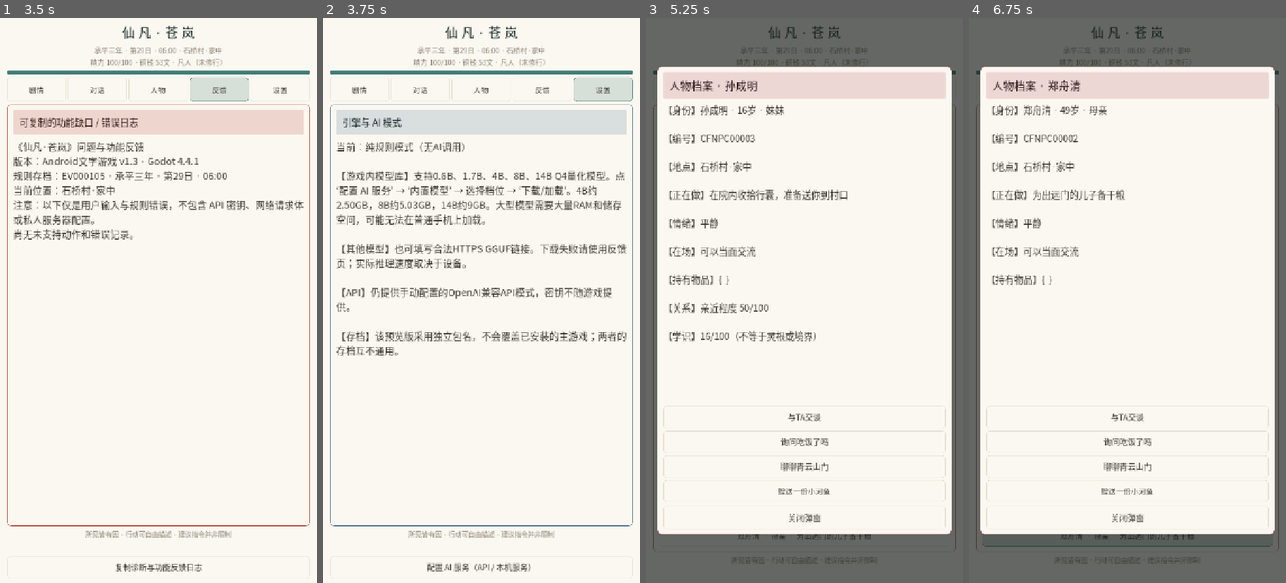
Above: before the commit, frames 1-4 (left to right).
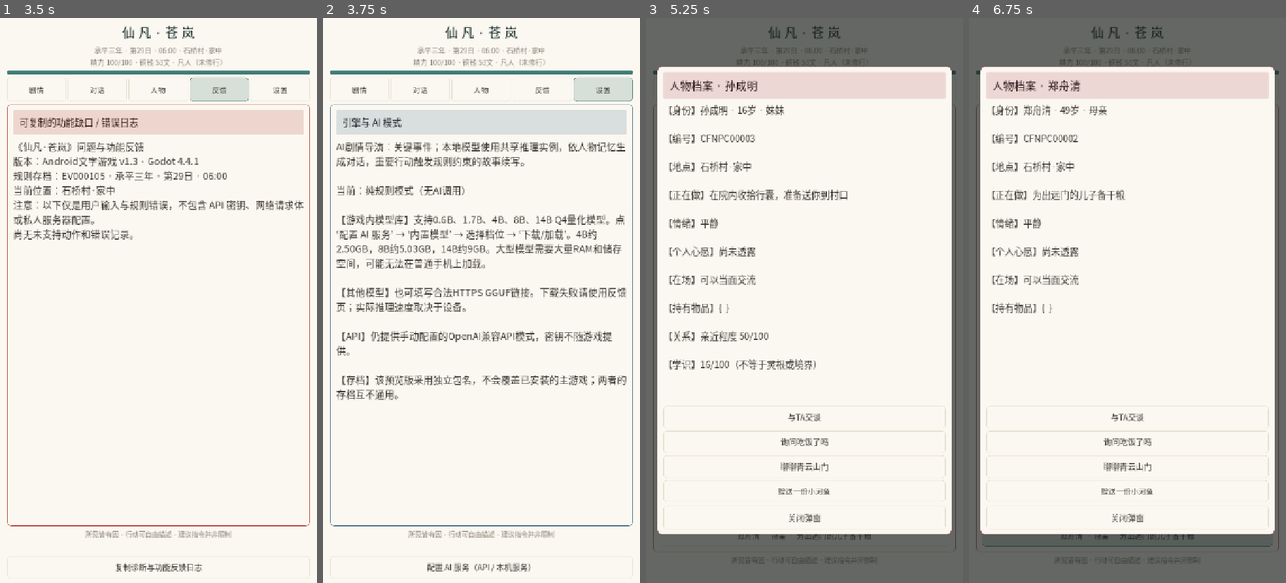
Above: after the commit, the same moments.

Repository: 160701541-cell/xinyanshuo
Game: Godot game, scene res://main.tscn
The game is run twice, just before and just after one commit, with the same random seed, the same clock (stepped at 60 frames per second) and the same inputs.
Inputs (mouse positions are in pixels of both pictures, inside the frame that each line leads up to):
- Up to frame 1 (3.5 s): click (133, 566) at 0.52 s; type "12" at 0.6 s; click "剧情" at 1.25 s; click "对话" at 2 s; click "反馈" at 2.75 s
- Up to frame 2 (3.75 s): click "设置" at 3.5 s
- Up to frame 3 (5.25 s): click "人物" at 4.25 s; click "孙成明 · 妹妹 · 在院内收拾行囊，准备送你到村口" at 5 s
- Up to frame 4 (6.75 s): click "钱然泽 · 父亲 · 将二十文盘缠交给儿子后早起下田" at 5.75 s; click "郑舟清 · 母亲 · 为出远门的儿子备干粮" at 6.5 s

Frame 1 is identical in both runs. In frame 2, 10% of the frame differs, in the area x 4-96%, y 22-68%; in frame 3, 1.7%; in frame 4, 0.7%.

Commit message:
feat(android): route NPC and game actions through local AI, smart story cadence and persistent narrative

Diff:
--- a/projects/xianfan-living-world/android-text/scripts/main.gd
+++ b/projects/xianfan-living-world/android-text/scripts/main.gd
@@ -27,6 +27,13 @@
 var local_model_fields: Array[Control]=[]
 var remote_model_fields: Array[Control]=[]
 var pending_model_path := ""
+const DIRECTOR_PREF := "user://xianfan_ai_director.json"
+var director_mode := "关键事件"
+var director_selector: OptionButton
+var last_director_clock := -99999
+var last_director_place := ""
+var latest_action := ""
+var latest_outcome := ""
 var view := "剧情"
 var current_npc := "孙成明"
 var scene_text: RichTextLabel
@@ -72,6 +79,11 @@
     local_llm.answered.connect(_on_ai_completed)
     var choice := FileAccess.open("user://xianfan_local_choice.txt",FileAccess.READ)
     if choice!=null and choice.get_as_text()=="1": local_enabled=true
+    var director_file:=FileAccess.open(DIRECTOR_PREF,FileAccess.READ)
+    if director_file!=null:
+        var saved: Variant=JSON.parse_string(director_file.get_as_text())
+        if saved is Dictionary and str(saved.get("mode","")) in ["关闭","关键事件","每次行动"]:
+            director_mode=str(saved["mode"])
     _build()
     _refresh()
 
@@ -328,6 +340,7 @@
         "【地点】"+str(chosen["place"]),
         "【正在做】"+str(chosen["activity"]),
         "【情绪】"+str(chosen["mood"]),
+        "【个人心愿】"+str(chosen.get("wish","尚未透露")),
         "【在场】"+("可以当面交流" if chosen["here"] else "不在身边，不能远程互动"),
         "【持有物品】"+items]
     if int(chosen["rapport"])>=0: details.append("【关系】亲近程度 %d/100" % int(chosen["rapport"]))
@@ -389,6 +402,18 @@
     local_model_url=_entry_field("GGUF地址；可改成自定义HTTPS下载源",str(local_llm.get("model_source")),false)
     modal_form.add_child(local_model_url)
     local_model_fields.append(local_model_url)
+    local_model_fields.append(_label("剧情演化强度（会增加本地模型生成次数，8B较慢）",15,FADED))
+    modal_form.add_child(local_model_fields.back())
+    director_selector=OptionButton.new()
+    for mode in ["关闭","关键事件","每次行动"]:
+        director_selector.add_item(mode)
+    for i in range(director_selector.item_count):
+        if director_selector.get_item_text(i)==director_mode: director_selector.select(i)
+    director_selector.custom_minimum_size=Vector2(0,52)
+    director_selector.add_theme_color_override("font_color",PAPER)
+    director_selector.add_theme_stylebox_override("normal",_box(PANEL,DIVIDER,6))
+    local_model_fields.append(director_selector)
+    modal_form.add_child(director_selector)
     modal_actions.add_child(_button("DeepSeek API 示例",func(): _preset_api("https://api.deepseek.com/chat/completions","deepseek-flash")))
     modal_actions.add_child(_button("OpenAI API 示例",func(): _preset_api("https://api.openai.com/v1/chat/completions","gpt-5-mini")))
     modal_actions.add_child(_button("下载/加载选中的本地模型",func(): _enable_local_and_load()))
@@ -416,6 +441,45 @@
         modal_info.text="在游戏中选择 1.7B / 4B / 8B / 14B 等本地模型，首次由手机自行下载GGUF，下载后缓存并离线生成。大型模型可能耗尽内存甚至被安卓终止。"
     else:
         modal_info.text="API模式通过你配置的服务联网。密钥仅本次运行内存保存；无需下载安装本地模型。"
+
+func _save_director_mode() -> void:
+    if director_selector==null: return
+    director_mode=director_selector.get_item_text(director_selector.selected)
+    var f:=FileAccess.open(DIRECTOR_PREF,FileAccess.WRITE)
+    if f!=null: f.store_string(JSON.stringify({"mode":director_mode}))
+
+func _detect_npc_speech(line: String) -> String:
+    var spoken:=line.begins_with("问") or line.begins_with("跟") or line.begins_with("和") or line.begins_with("对") or line.begins_with("与")
+    spoken = spoken or line.contains("聊天") or line.contains("说话")
+    if not spoken: return ""
+    if line.contains("孙成明") or line.contains("妹妹") or line.contains("成明"): return "孙成明"
+    if line.contains("钱然泽") or line.contains("父亲") or line.contains("爹"): return "钱然泽"
+    if line.contains("郑舟清") or line.contains("母亲") or line.contains("娘"): return "郑舟清"
+    return ""
+
+func _narration_needed(before_clock: int, before_place: String, outcome: String, speech: bool=false) -> bool:
+    if not local_enabled or director_mode=="关闭" or not bool(local_llm.get("model_ready")):
+        return false
+    if outcome.begins_with("暂不支持") or outcome.is_empty(): return false
+    if game.last_channel=="反馈": return false
+    var elapsed:=game._clock()-before_clock
+    if elapsed<=0 and before_place==str(game.data["place"]): return false
+    if director_mode=="每次行动": return true
+    # Spend expensive 8B inference only when an event actually matters.
+    if before_place!=str(game.data["place"]): return true
+    if elapsed>=60: return true
+    if speech and game.data.get("dialogue_log",[]).size()%3==0: return true
+    return game._clock()-last_director_clock >= 80
+
+func _request_story(player_action: String, outcome: String, before_clock: int, before_place: String, speech: bool=false) -> void:
+    if not _narration_needed(before_clock,before_place,outcome,speech): return
+    if bool(local_llm.get("busy")): return
+    last_director_clock=game._clock()
+    last_director_place=str(game.data["place"])
+    latest_action=player_action
+    latest_outcome=outcome
+    notice.text="本地AI正在根据真实行动推演剧情与人物伏笔；规则存档不会交给模型直接修改。"
+    local_llm.tell_story(player_action,outcome,game.story_context(),game._clock())
 
 func _unload_active_model() -> void:
     notice.text=str(local_llm.unload_model())
@@ -470,6 +534,7 @@
     _refresh()
 
 func _save_ai_settings() -> void:
+    _save_director_mode()
     var p:=setting_provider.get_item_text(setting_provider.selected)
     if p=="内置模型":
         local_enabled=true
@@ -507,44 +572,63 @@
 func _submit(text: String, typed: bool) -> void:
     var raw:=text.strip_edges()
     if raw.is_empty(): return
-    var npc_to_chat := current_npc if view=="对话" and typed else ""
-    if not npc_to_chat.is_empty():
+    var npc_to_chat := current_npc if view=="对话" and typed else _detect_npc_speech(raw)
+    if view=="对话" and typed:
         raw="跟"+current_npc+"说："+raw
     command.clear()
     command.release_focus()
-    if typed and local_enabled:
+    if local_enabled and bool(local_llm.get("model_ready")):
         request_text=raw
-        if bool(local_llm.get("model_ready")):
-            notice.text="本地模型正在理解输入……"
-            local_llm.talk(raw,npc_to_chat,game.data)
-        elif bool(local_llm.get("loading")):
-            notice.text="模型正在下载或加载，首次下载请保持应用开启。"
-        else:
-            notice.text="本地模型未就绪，进入设置点击‘下载/加载’。"
+        if bool(local_llm.get("busy")):
+            notice.text="本地AI仍在生成上一轮内容。请等它完成再继续，避免丢失对话。"
+            return
+        notice.text=("本机 "+str(local_llm.get("active_name"))+" 正在与"+npc_to_chat+"交谈……") if not npc_to_chat.is_empty() else "本地AI正在理解行动……"
+        local_llm.talk(raw,npc_to_chat,game.data)
         return
-    if typed and ai.configured():
+    if ai.configured():
         request_text=raw
-        notice.text="AI正在理解你的行动；结果必须通过游戏规则才能生效。"
-        var started := ai.ask(raw,game.data,npc_to_chat)
-        if not started and not ai.busy:
-            notice.text="AI尚未就绪或无法连接，请打开设置填写真实接口和密钥；也可以关闭AI继续规则对话。"
+        notice.text="正在通过你选定的API理解行动或人物对话。"
+        if not ai.ask(raw,game.data,npc_to_chat):
+            notice.text="API当前不可用，请查看配置或切换离线规则模式。"
         return
+    # No-model fallback must remain playable and clearly identify its source.
+    var before_clock:=game._clock()
+    var before_place:=str(game.data["place"])
     var result:=game.act(raw)
-    notice.text=("已记录到反馈页，可一键复制给开发者。" if result.begins_with("暂不支持") else "")
+    notice.text=("当前未加载本地模型：规则回复；打开设置下载安装GGUF后即可AI对话。" if local_enabled else "")
+    if result.begins_with("暂不支持"): notice.text="未支持的行动已记录，可去反馈页复制。"
     if game.last_channel=="对话": view="对话"
     elif game.last_channel=="反馈": view="反馈"
     else: view="剧情"
     _refresh()
+    _request_story(raw,result,before_clock,before_place,false)
 
 func _on_ai_completed(payload: Dictionary) -> void:
-    if not payload.get("ok",false):
+    var kind:=str(payload.get("kind",""))
+    if kind=="story":
+        if not bool(payload.get("ok",false)):
+            var why:=str(payload.get("error","AI叙事暂不可用"))
+            game.note_api_failure("AI剧情导演",why)
+            notice.text=why+"；原有世界事件与存档不受影响。"
+            _refresh()
+            return
+        var accepted: Dictionary=game.record_ai_story(str(payload.get("scene","")),
+            str(payload.get("beat_id","none")),int(payload.get("expected_clock",-1)),
+            str(payload.get("origin","local-gguf")))
+        if accepted.get("ok",false):
+            notice.text="剧情演化已保存。"+("新人生支线已开启。" if not str(accepted.get("approved_beat","")).is_empty() else "世界数值未被旁白改动。")
+        else:
+            game.note_api_failure("AI剧情导演",str(accepted.get("error","规则校验未通过")))
+            notice.text="本轮叙事未通过规则验证，已记录反馈。"
+        _refresh()
+        return
+    if not bool(payload.get("ok",false)):
         var err:=str(payload.get("error","AI服务错误"))
         game.note_api_failure(request_text,err)
-        notice.text=err+"  已记录，可到反馈页复制。"
+        notice.text=err+"；反馈页可复制错误。"
         view="反馈"
         _refresh()
         return
-    var kind:=str(payload.get("kind",""))
     if kind=="action":
         var c:=str(payload.get("command","")).strip_edges()
         if c.is_empty():
@@ -552,42 +636,51 @@
             notice.text="AI没有提供可结算的行动。"
             view="反馈"
         else:
+            var before_clock:=game._clock()
+            var before_place:=str(game.data["place"])
             var outcome:=game.act(c)
-            if outcome.begins_with("暂不支持"):
-                notice.text="该行动尚未由世界引擎实现；已记录到反馈日志。"
+            if game.last_channel=="反馈" or outcome.begins_with("暂不支持"):
+                notice.text="该行动尚未由世界引擎实现，已记录到反馈。"
                 view="反馈"
             else:
-                notice.text="AI已解析行动，由游戏规则完成结算。"
+                notice.text="本地AI已理解行动，世界规则完成结算。"
                 view="剧情" if game.last_channel=="剧情" else game.last_channel
+                _refresh()
+                _request_story(request_text,outcome,before_clock,before_place)
+                return
     elif kind=="dialogue":
         var person:=str(payload.get("npc",""))
         var reply:=str(payload.get("reply",""))
-        var source := str(payload.get("engine","api"))
-        var already_replied := false
+        var source:=str(payload.get("engine","api"))
         var history: Array=game.data.get("dialogue_log",[])
+        var repeated:=false
         for i in range(history.size()-1,-1,-1):
             var old: Dictionary=history[i]
             if str(old.get("speaker",""))==person:
-                already_replied = str(old.get("reply","")).strip_edges()==reply.strip_edges() and str(old.get("player","")).strip_edges()!=request_text.strip_edges()
+                repeated=str(old.get("reply","")).strip_edges()==reply.strip_edges() and str(old.get("player","")).strip_edges()!=request_text.strip_edges()
                 break
-        if already_replied:
-            game.note_api_failure(request_text,"NPC对不同问题重复上一条回复；本轮未写入对话。")
+        if repeated:
+            game.note_api_failure(request_text,"NPC对不同问题重复上一条回复，没有写入存档。")
+            notice.text="NPC重复了上一轮回复，已记录反馈。"
             view="反馈"
-            notice.text="模型机械重复了上一条答复，已记录问题，请到反馈页复制。"
             _refresh()
             return
+        var before_clock:=game._clock()
+        var before_place:=str(game.data["place"])
         var response:=game.record_ai_dialogue(person,request_text,reply,source)
         if response==reply.strip_edges() and game.last_channel=="对话":
             current_npc=person
             view="对话"
-            notice.text=("本机 Qwen · 本次对话已记忆" if source=="local-gguf" else "外部 API · 本次对话已记忆")+"；未改动游戏物品和修为。"
-        else:
-            game.note_api_failure(request_text,response)
-            view="反馈"
-            notice.text=response
+            notice.text=("本机 "+str(local_llm.get("active_name"))+" · 已更新此人物的长期记忆" if source=="local-gguf" else "API已回复 · 已写入人物记忆")
+            _refresh()
+            _request_story(request_text,response,before_clock,before_place,true)
+            return
+        game.note_api_failure(request_text,response)
+        view="反馈"
+        notice.text=response
     else:
         var info:=str(payload.get("message","描述不够明确"))
-        game.note_api_failure(request_text,"尚未实现的行动："+info)
+        game.note_api_failure(request_text,"无法执行："+info)
         notice.text="未擅自执行："+info
         view="反馈"
     _refresh()
@@ -631,7 +724,13 @@
             page_title.text="眼前 · "+str(game.data["place"])
             scene_text.text=game.look()
             if not game.last_result.is_empty() and game.last_channel=="剧情":
-                scene_text.text+="\n\n—— 刚才发生 ——\n"+game.last_result
+                scene_text.text+="\n\n—— 已结算的行动 ——\n"+game.last_result
+            var generated:=game.recent_story_ai(1)
+            if not generated.is_empty():
+                scene_text.text+="\n\n—— 本地AI叙事 · 不代替规则结算 ——\n"+generated
+            var story_flags: Dictionary=game.data.get("story_flags",{})
+            if not story_flags.is_empty():
+                scene_text.text+="\n\n人生支线已开启 %d 条，可在人物档案查看各人的新打算。" % story_flags.size()
             suggestions=game.actions_for_place().slice(0,3)
             _render_buttons(quick_buttons,suggestions)
             _render_buttons(action_list,game.actions_for_place())
@@ -661,5 +760,5 @@
             scene_text.text=game.feedback_report()
         "设置":
             page_title.text="引擎与 AI 模式"
-            scene_text.text="当前："+(str(local_llm.status()) if local_e …(297 unchanged characters)…
+            scene_text.text="AI剧情导演："+director_mode+"；本地模型使用共享推理实例，依人物记忆生成对话，重要行动触发规则约束的故事续写。\n\n当前："+(str(local_llm.status()) if local_e …(297 unchanged characters)…
     scene_text.call_deferred("scroll_to_line",0)
